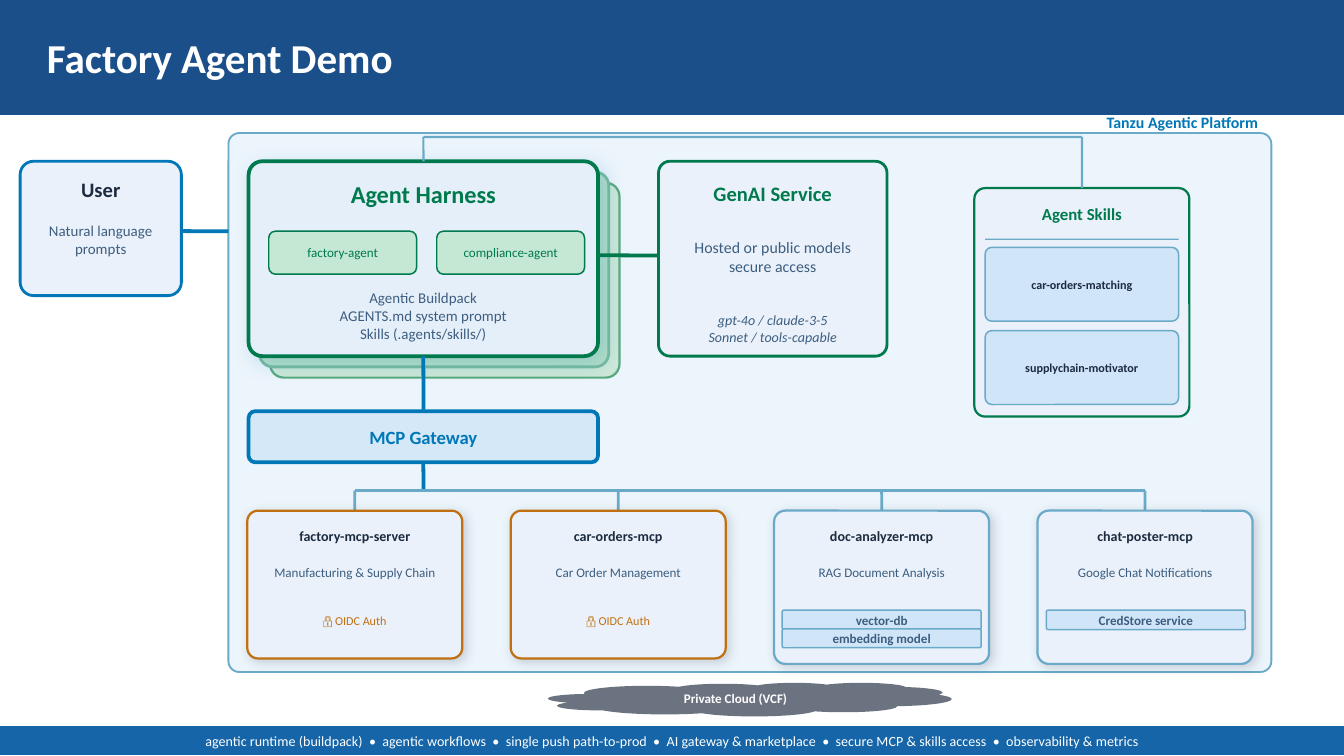
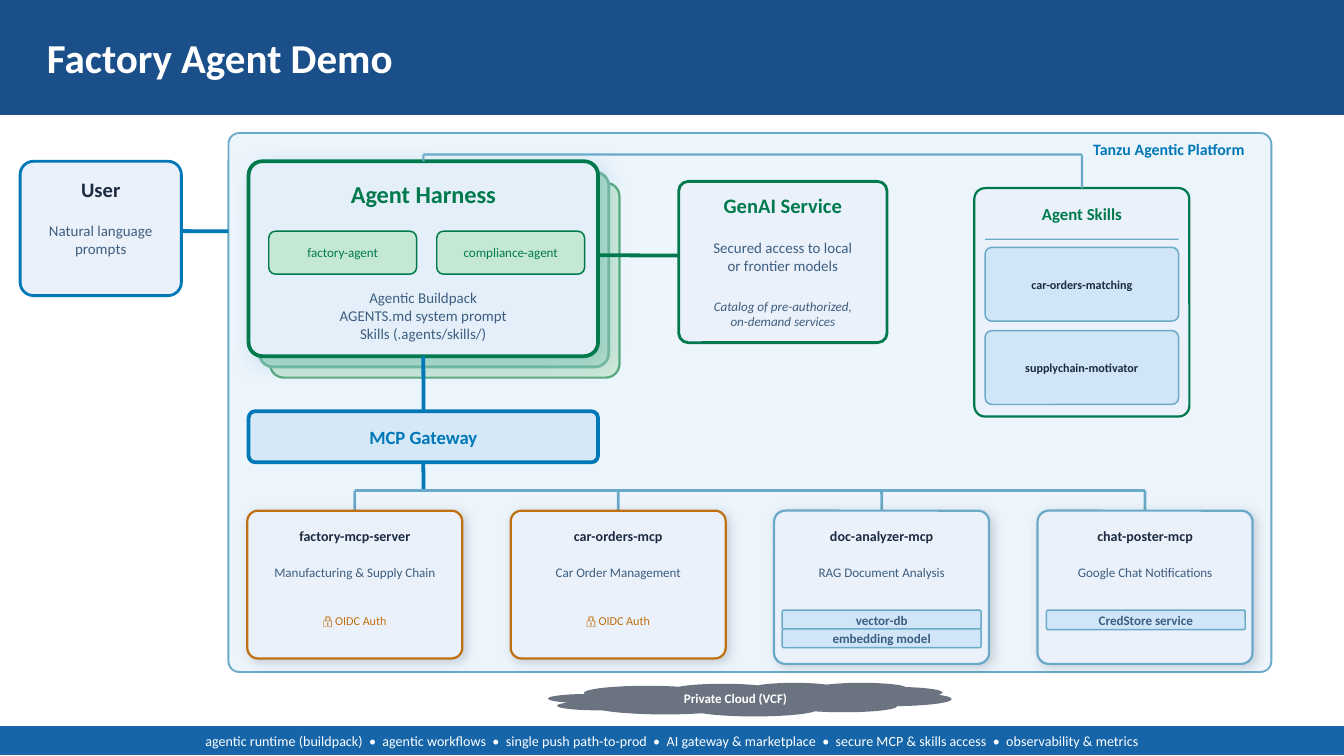
Before and after one commit to dektlong/dekt-agent, a slide deck: slide 1 of factory-agent-demo.pptx. Drawn at 1344x756 pixels with LibreOffice and Linux fonts; fonts in the diff are those of the drawing. Boxes give left, top, right and bottom in pixels: in the first picture for what was removed or moved away, otherwise in the second. Text is boxed around its words. In the diff, an @@ line names an element or a change of style, - is before the commit and + after.

Commit message:
added demo slide

```diff
--- a/factory-agent-demo.pptx
+++ b/factory-agent-demo.pptx
@@ text "Tanzu Agentic Platform": place and size @@
-text "Tanzu Agentic Platform" at [1107,114,1258,131]
+text "Tanzu Agentic Platform" at [1093,144,1245,158]
@@ line moved from (423, 137) - (1082, 137) to (423, 155) - (1082, 155) @@
@@ line moved from (423, 137) - (423, 161) to (423, 155) - (423, 161) @@
@@ line moved from (1082, 137) - (1082, 188) to (1082, 155) - (1082, 188) @@
@@ text "GenAI Service": place and size @@
-text "GenAI Service" at [713,186,832,201]
+text "GenAI Service" at [724,198,842,213]
@@ rounded rectangle: place and size @@
-rounded rectangle at [659,161,887,356]
+rounded rectangle at [679,181,887,343]
@@ line moved from (598, 255) - (659, 255) to (598, 255) - (679, 255) @@
@@ text at [713,242,852,271]: text changed; size 8.5 to 8 pt @@
-Hosted or public models
-secure access
+Secured access to local or frontier models
@@ text at [714,302,852,326]: text changed; size 7.5 to 7 pt @@
-gpt-4o / claude-3-5
-Sonnet / tools-capable
+Catalog of pre-authorized,
+on-demand services
```
